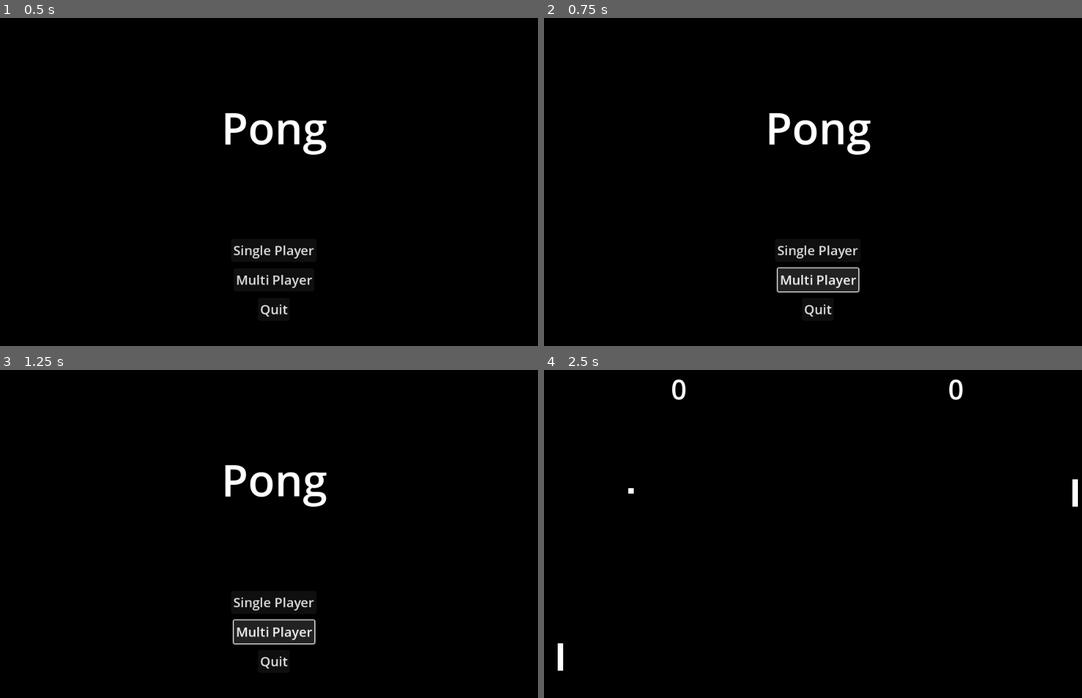
Above: before the commit, frames 1-4 (two rows, left to right).
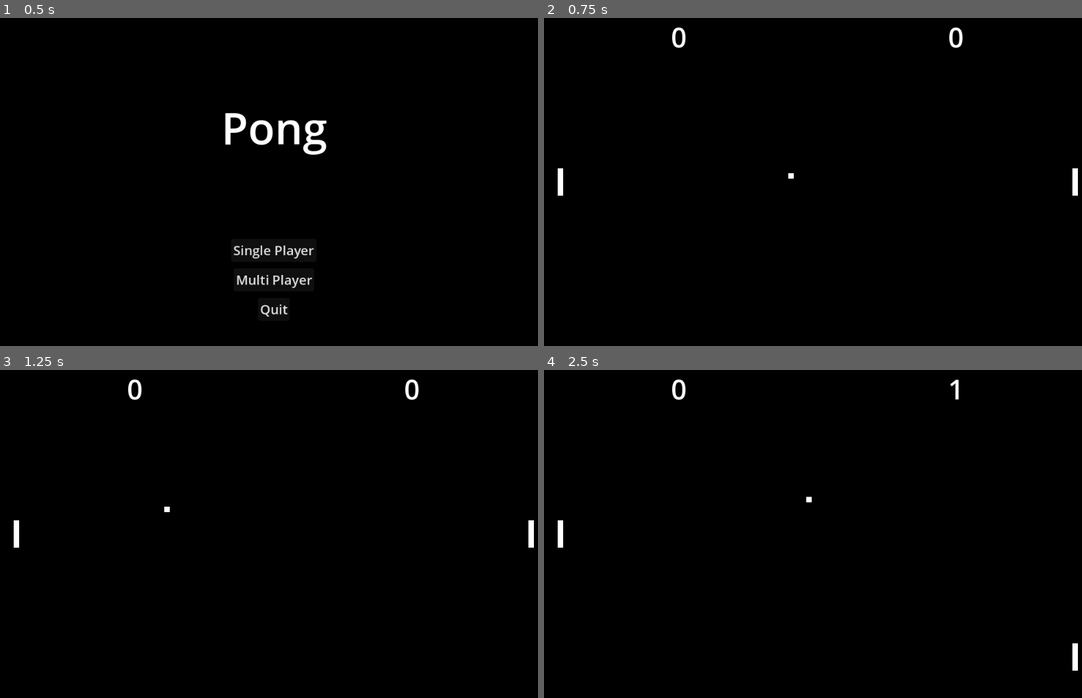
Above: after the commit, the same moments.

Repository: Triavanicus/godot-pong
Game: Godot game, scene res://scenes/MainMenu.tscn
The game is run twice, just before and just after one commit, with the same random seed, the same clock (stepped at 60 frames per second) and the same inputs.
Inputs (mouse positions are in pixels of both pictures, inside the frame that each line leads up to):
- Up to frame 1 (0.5 s): no input
- Up to frame 2 (0.75 s): click "Multi Player" at 0.5 s
- Up to frame 3 (1.25 s): no input
- Up to frame 4 (2.5 s): click (818, 602) at 1.25 s, where only the run before the commit has a clickable "Single Player"; hold Down (right_move_down, bound only after the commit) from 2.03 s (still down)

Frame 1 is identical in both runs. In frame 2, 2.8% of the frame differs, in the area x 2-100%, y 2-92%; in frame 3, 2.8%; in frame 4, 0.5%.

Commit message:
Added multiplayer support

Diff:
--- a/project.godot
+++ b/project.godot
@@ -26,13 +26,21 @@
 move_up={
 "deadzone": 0.5,
 "events": [null, Object(InputEventKey,"resource_local_to_scene":false,"resource_name":"","device":-1,"window_id":0,"alt …(185 unchanged characters)…
-, Object(InputEventKey,"resource_local_to_scene":false,"resource_name":"","device":-1,"window_id":0,"alt_pressed":false,"shift_pressed":false,"ctrl_pressed":false,"meta_pressed":false,"pressed":false,"keycode":0,"physical_keycode":4194320,"key_label":0,"unicode":0,"echo":false,"script":null)
 ]
 }
 move_down={
 "deadzone": 0.5,
 "events": [Object(InputEventKey,"resource_local_to_scene":false,"resource_name":"","device":-1,"window_id":0,"alt_pressed":false,"shift_pressed":false,"ctrl_pressed":false,"meta_pressed":false,"pressed":false,"keycode":0,"physical_keycode":83,"key_label":0,"unicode":114,"echo":false,"script":null)
-, Object(InputEventKey,"resource_local_to_scene":false,"resource_name":"","device":-1,"window_id":0,"alt_pressed":false,"shift_pressed":false,"ctrl_pressed":false,"meta_pressed":false,"pressed":false,"keycode":0,"physical_keycode":4194322,"key_label":0,"unicode":0,"echo":false,"script":null)
+]
+}
+right_move_up={
+"deadzone": 0.5,
+"events": [Object(InputEventKey,"resource_local_to_scene":false,"resource_name":"","device":-1,"window_id":0,"alt_pressed":false,"shift_pressed":false,"ctrl_pressed":false,"meta_pressed":false,"pressed":false,"keycode":0,"physical_keycode":4194320,"key_label":0,"unicode":0,"echo":false,"script":null)
+]
+}
+right_move_down={
+"deadzone": 0.5,
+"events": [Object(InputEventKey,"resource_local_to_scene":false,"resource_name":"","device":-1,"window_id":0,"alt_pressed":false,"shift_pressed":false,"ctrl_pressed":false,"meta_pressed":false,"pressed":false,"keycode":0,"physical_keycode":4194322,"key_label":0,"unicode":0,"echo":false,"script":null)
 ]
 }
 
--- a/scenes/game.tscn
+++ b/scenes/game.tscn
@@ -14,9 +14,11 @@
 
 [node name="Paddle" parent="." instance=ExtResource("2_7l8w4")]
 
-[node name="Paddle3" parent="." instance=ExtResource("2_7l8w4")]
+[node name="Paddle2" parent="." instance=ExtResource("2_7l8w4")]
 position = Vector2(965, 200)
+movement_speed = 300
 is_player = false
+player = 1
 
 [node name="Ball" parent="." instance=ExtResource("3_aa1e0")]
 
--- /dev/null
+++ b/scenes/multi_game.tscn
@@ -0,0 +1,9 @@
+[gd_scene load_steps=2 format=3 uid="uid://boyub34871dj"]
+
+[ext_resource type="PackedScene" uid="uid://ce4bifuaddccv" path="res://scenes/game.tscn" id="1_ixcpb"]
+
+[node name="Node2D" instance=ExtResource("1_ixcpb")]
+
+[node name="Paddle2" parent="." index="1"]
+movement_speed = 500
+is_player = true
--- a/scripts/MainMenu.gd
+++ b/scripts/MainMenu.gd
@@ -1,6 +1,7 @@
 extends Control
 
-var single_game := load("res://scenes/game.tscn")
+var single_game := preload("res://scenes/game.tscn")
+var multi_game := preload("res://scenes/multi_game.tscn")
 
 # Called when the node enters the scene tree for the first time.
 func _ready():
@@ -17,7 +18,7 @@
 
 
 func _on_multi_button_pressed():
-	pass # Replace with function body.
+	get_tree().change_scene_to_packed(multi_game)
 
 
 func _on_quit_button_pressed():
--- a/scripts/Paddle.gd
+++ b/scripts/Paddle.gd
@@ -19,6 +19,11 @@
 
 @export
 var is_player: bool
+
+enum Player {LEFT, RIGHT}
+
+@export
+var player: Player
 
 var min_position: Vector2
 var max_position: Vector2
@@ -53,10 +58,17 @@
 	if Engine.is_editor_hint(): return
 
 	vector = Vector2()
-	if is_player && Input.is_action_pressed("move_up"):
-		vector.y -= movement_speed
-	if is_player && Input.is_action_pressed("move_down"):
-		vector.y += movement_speed
+	if is_player:
+		if player == Player.LEFT:
+			if Input.is_action_pressed("move_up"):
+				vector.y -= movement_speed
+			if Input.is_action_pressed("move_down"):
+				vector.y += movement_speed
+		if player == Player.RIGHT:
+			if Input.is_action_pressed("right_move_up"):
+				vector.y -= movement_speed
+			if Input.is_action_pressed("right_move_down"):
+				vector.y += movement_speed
 	if !is_player:
 		var ball_pos = get_node("../Ball").position
 		var ball_size = get_node("../Ball").size
